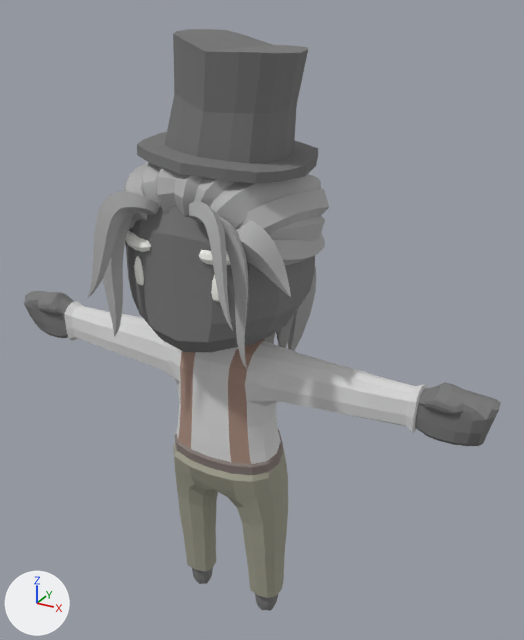
The glTF model client/public/assets/characters/OldClassy_Female.glb as it was, and as the next commit left it.
Rendered twice from a 50 mm lens placed at (0.538, -0.864, 0.993), pointed at (0.032, 0.058, 0.533). The lights are fixed; the arrows at lower left show +X, +Y and +Z. The picture after the commit comes second. Where no turn or scale is listed for an object, it has been applied to the vertices. Vertices at exactly the same position are counted once.

Objects in the first picture: 'Body'.
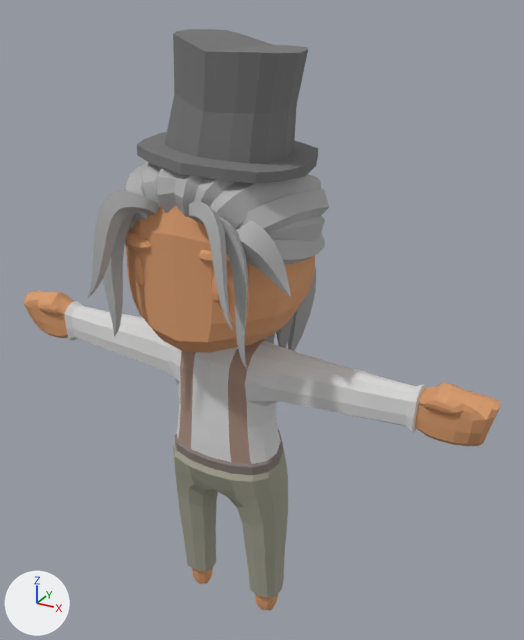
Patch to the scene script:
```diff
--- a/client/public/assets/characters/OldClassy_Female.glb.py
+++ b/client/public/assets/characters/OldClassy_Female.glb.py
@@ me_mesh_0 @@
 me_mesh_0.from_pydata(...)  # 3568 vertices, 7004 faces; spans x -0.414..0.414, y -0.169..0.195, z -0.005..0.959
 # used by ob_body; location = (0.0, 0.0, 0.0)
+# me_mesh_0 part 1: 952 faces centred in x -0.413..0.413, y -0.124..0.124, z -0.003..0.792 are repainted in the vertex colours; the middle colour goes from grey #797979 to orange #d99b6c
+# me_mesh_0 part 2: 320 faces centred in x -0.092..0.092, y -0.127..-0.1, z 0.632..0.704 are repainted in the vertex colours; the middle colour goes from white #fffff9 to orange #e1a170
 me_mesh_0.materials.append(mat_material_0)
```

Location of each change, (x1, y1, x2, y2) in pixels of the pictures (524 x 640 px):
part 1 of me_mesh_0, recoloured: (24, 205, 501, 611) in both
part 2 of me_mesh_0, recoloured: (125, 231, 231, 302) in both
